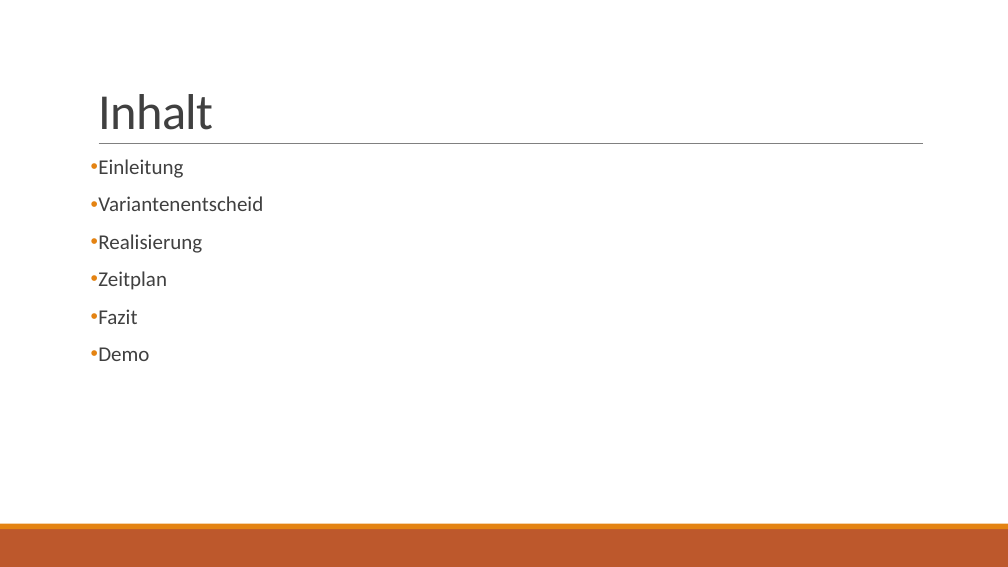
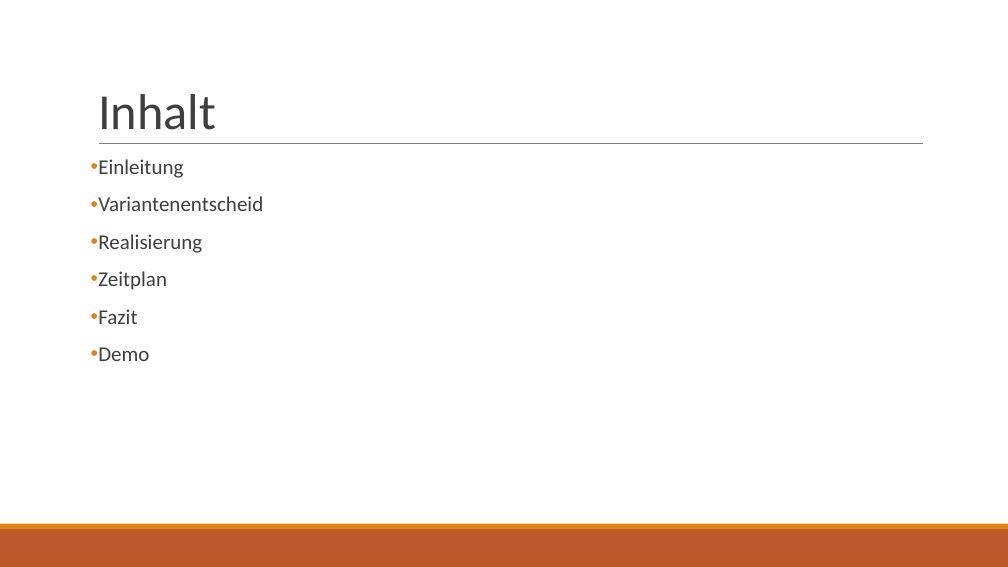
Before and after one commit to raphael-s/M306, a slide deck: slide 2 of docs/Projektpräsentation.pptx. Drawn at 1008x567 pixels with LibreOffice and Linux fonts; fonts in the diff are those of the drawing. Boxes give left, top, right and bottom in pixels: in the first picture for what was removed or moved away, otherwise in the second. Text is boxed around its words. In the diff, an @@ line names an element or a change of style, - is before the commit and + after.

```diff
--- a/docs/Projektpräsentation.pptx
+++ b/docs/Projektpräsentation.pptx
@@ title "Inhalt" at (98,94,216,130): text colour #404040 to #3F3F3F, letter spacing -0.5 to 0 pt @@
```
Also in this commit, not shown: 10 other slides changed, 1 slide added.
